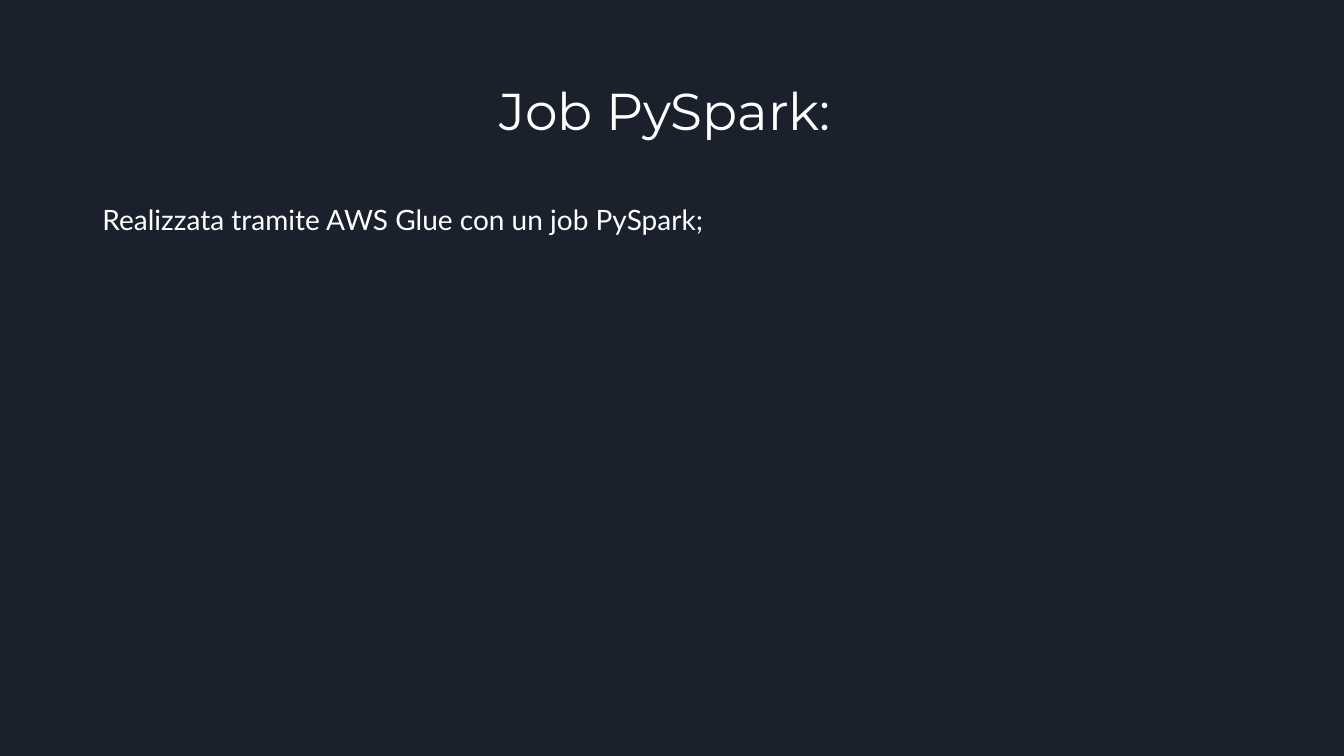
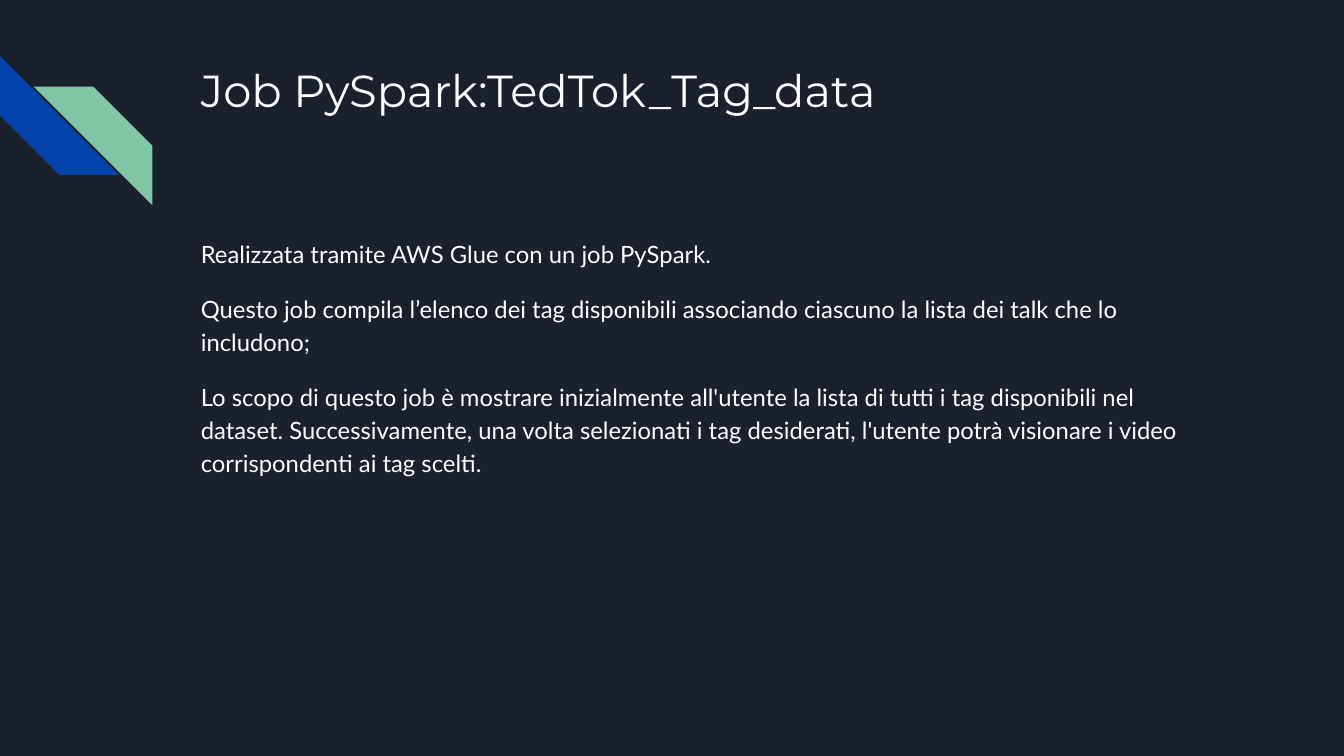
Before and after one commit to Gabriele-Mazzoleni/Progetti_Tec_Cloud_Mobile_2024, a slide deck: slide 5 of Parte 2/Presentazione TedxTok(parte 2).pptx. Drawn at 1344x756 pixels with LibreOffice and Linux fonts; fonts in the diff are those of the drawing. Boxes give left, top, right and bottom in pixels: in the first picture for what was removed or moved away, otherwise in the second. Text is boxed around its words. In the diff, an @@ line names an element or a change of style, - is before the commit and + after.

```diff
--- a/Parte 2/Presentazione TedxTok(parte 2).pptx
+++ b/Parte 2/Presentazione TedxTok(parte 2).pptx
@@ diag stripe added at (x1=0, y1=56, x2=119, y2=175), fill #0145AC @@
@@ title "Job PySpark:TedTok_Tag_data" at (x1=201, y1=73, x2=875, y2=116): vertical alignment middle to top @@
@@ diag stripe added at (x1=33, y1=87, x2=152, y2=206), fill #82C7A5 @@
@@ title at (x1=201, y1=73, x2=875, y2=116): text changed; size 37 to 32 pt @@
-Job PySpark:
+Job PySpark:TedTok_Tag_data
@@ text at (x1=201, y1=245, x2=1176, y2=477): text changed; size 20 to 17 pt @@
-Realizzata tramite AWS Glue con un job PySpark;
+Realizzata tramite AWS Glue con un job PySpark.
+Questo job compila l’elenco dei tag disponibili associando ciascuno la lista dei talk che lo includono;
+Lo scopo di questo job è mostrare inizialmente all'utente la lista di tutti i tag disponibili nel dataset. Successivamente, una volta selezionati i tag desiderati, l'utente potrà visionare i video corrispondenti ai tag scelti.
```
Also in this commit, not shown: 4 other slides changed, 2 slides added, 1 slide removed.
